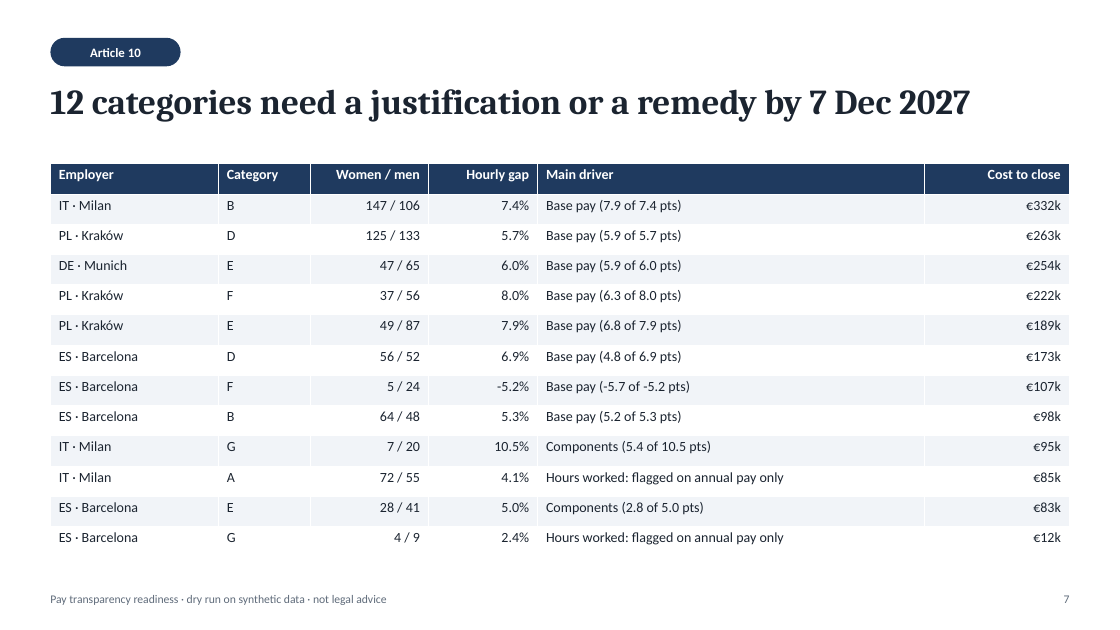
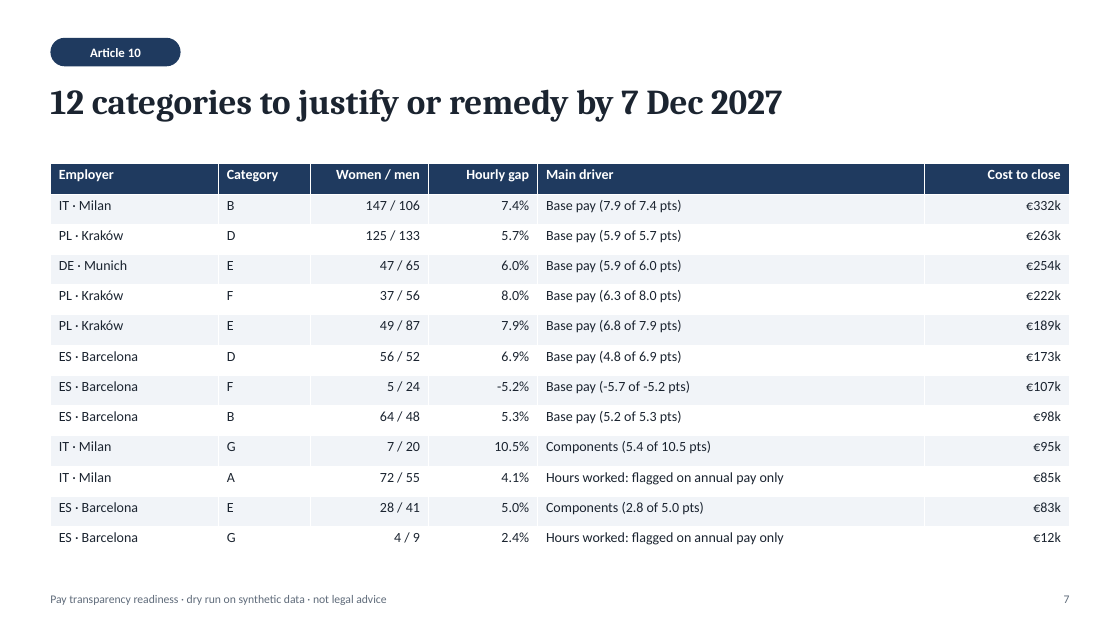
Before and after one commit to D0M3N1C0X/pay-transparency-readiness-kit, a slide deck: slide 7 of deliverables/board_briefing.pptx. Drawn at 1120x630 pixels with LibreOffice and Linux fonts; fonts in the diff are those of the drawing. Boxes give left, top, right and bottom in pixels: in the first picture for what was removed or moved away, otherwise in the second. Text is boxed around its words. In the diff, an @@ line names an element or a change of style, - is before the commit and + after.

```diff
--- a/deliverables/board_briefing.pptx
+++ b/deliverables/board_briefing.pptx
@@ text at (x1=50, y1=89, x2=782, y2=122): text changed @@
-12 categories need a justification or a remedy by 7 Dec 2027
+12 categories to justify or remedy by 7 Dec 2027
```
Also in this commit, not shown: 6 other slides changed, 3 other files.
